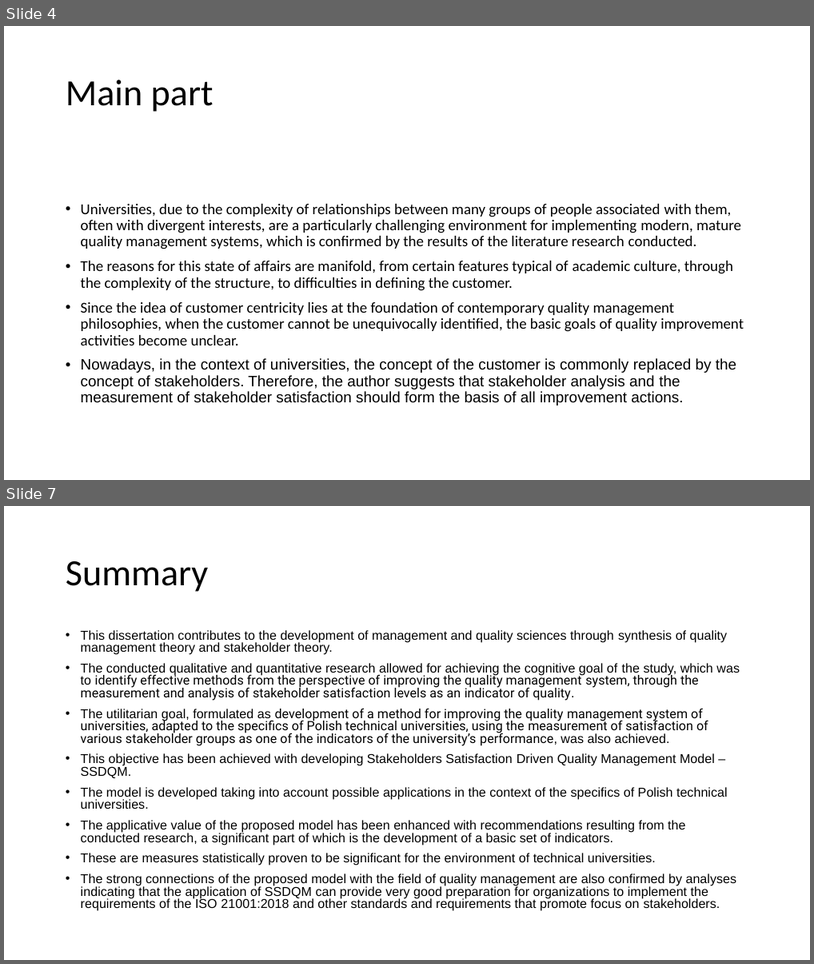
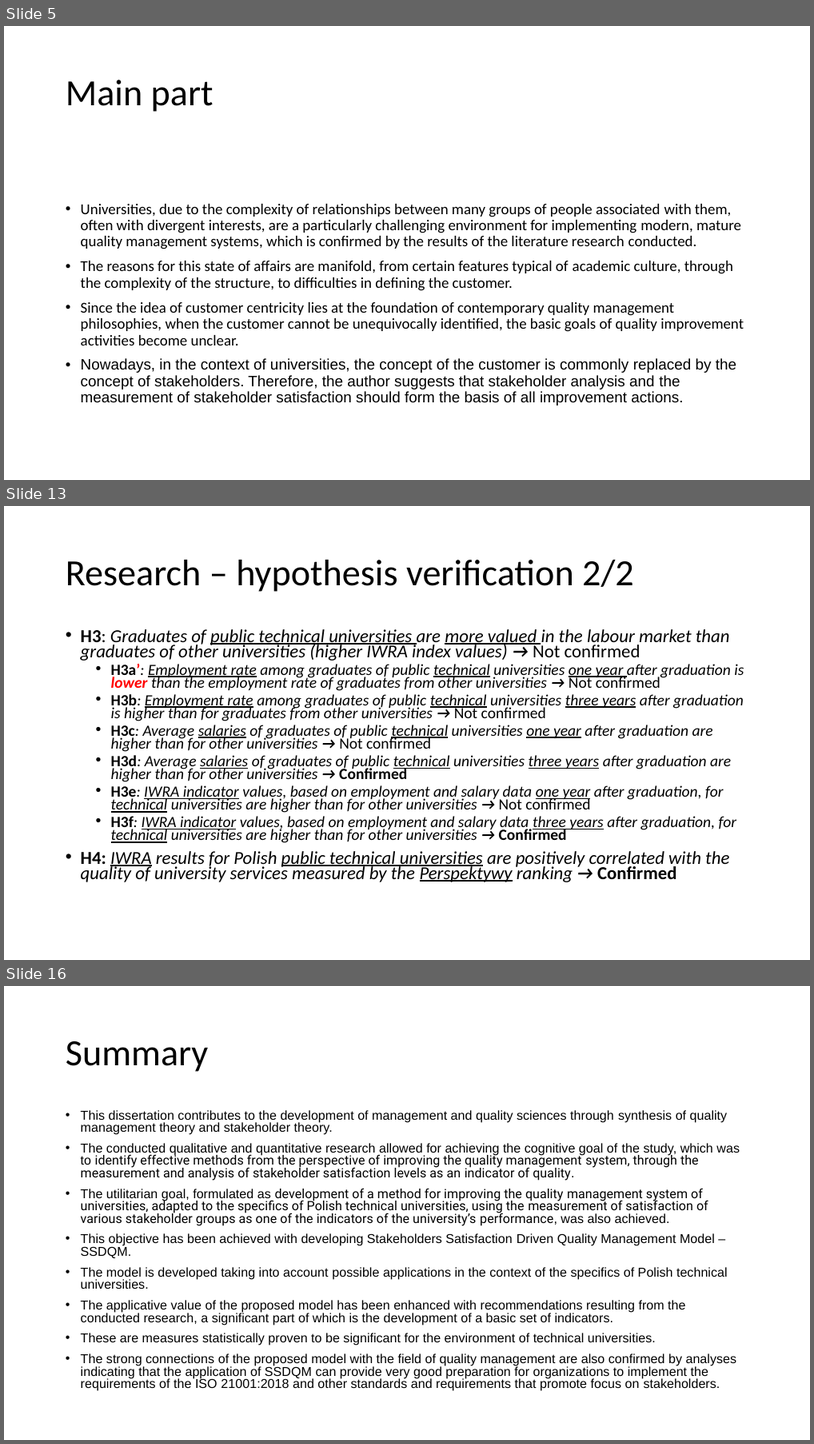
Before and after one commit to JeanPaulSzefler/doktorat_git, a slide deck: Egzaminy doktorskie/angielski/SSI_forHEI_QMS.pptx. Shown one above the other, each under a label of ours: slides 4 and 7 before the commit, slides 5, 13 and 16 after it; the slides between them are not shown. The pictures are 814x964 and 814x1444 pixels, drawn with LibreOffice and Linux fonts; fonts in the diff are those of the drawing. Boxes give left, top, right and bottom in pixels: in the first picture for what was removed or moved away, otherwise in the second. Text is boxed around its words. In the diff, an @@ line names an element or a change of style, - is before the commit and + after.

```diff
--- a/Egzaminy doktorskie/angielski/SSI_forHEI_QMS.pptx
+++ b/Egzaminy doktorskie/angielski/SSI_forHEI_QMS.pptx
@@ slide 13 added at [4,506,810,960], background #FFFFFF @@
@@ title added at [66,560,634,592], 44 pt, text #000000 @@
+Research – hypothesis verification 2/2
@@ text added at [81,629,744,882], 18.6 pt, text #000000, italic @@
+• H3: Graduates of public technical universities are more valued in the labour market than graduates of other universities (higher IWRA index values) → Not confirmed
+  • H3a’: Employment rate among graduates of public technical universities one year after graduation is lower than the employment rate of graduates from other universities → Not confirmed
+  • H3b: Employment rate among graduates of public technical universities three years after graduation is higher than for graduates from other universities → Not confirmed
+  • H3c: Average salaries of graduates of public technical universities one year after graduation are higher than for other universities → Not confirmed
+  • H3d: Average salaries of graduates of public technical universities three years after graduation are higher than for other universities → Confirmed
+  • H3e: IWRA indicator values, based on employment and salary data one year after graduation, for technical universities are higher than for other universities → Not confirmed
+  • H3f: IWRA indicator values, based on employment and salary data three years after graduation, for technical universities are higher than for other universities → Confirmed
+• H4: IWRA results for Polish public technical universities are positively correlated with the quality of university services measured by the Perspektywy ranking → Confirmed
@@ what was slide 4 is now slide 5 @@
@@ what was slide 7 is now slide 16 @@
```
Also in this commit, not shown: 4 slides changed, 9 other slides added, 14 other files.
